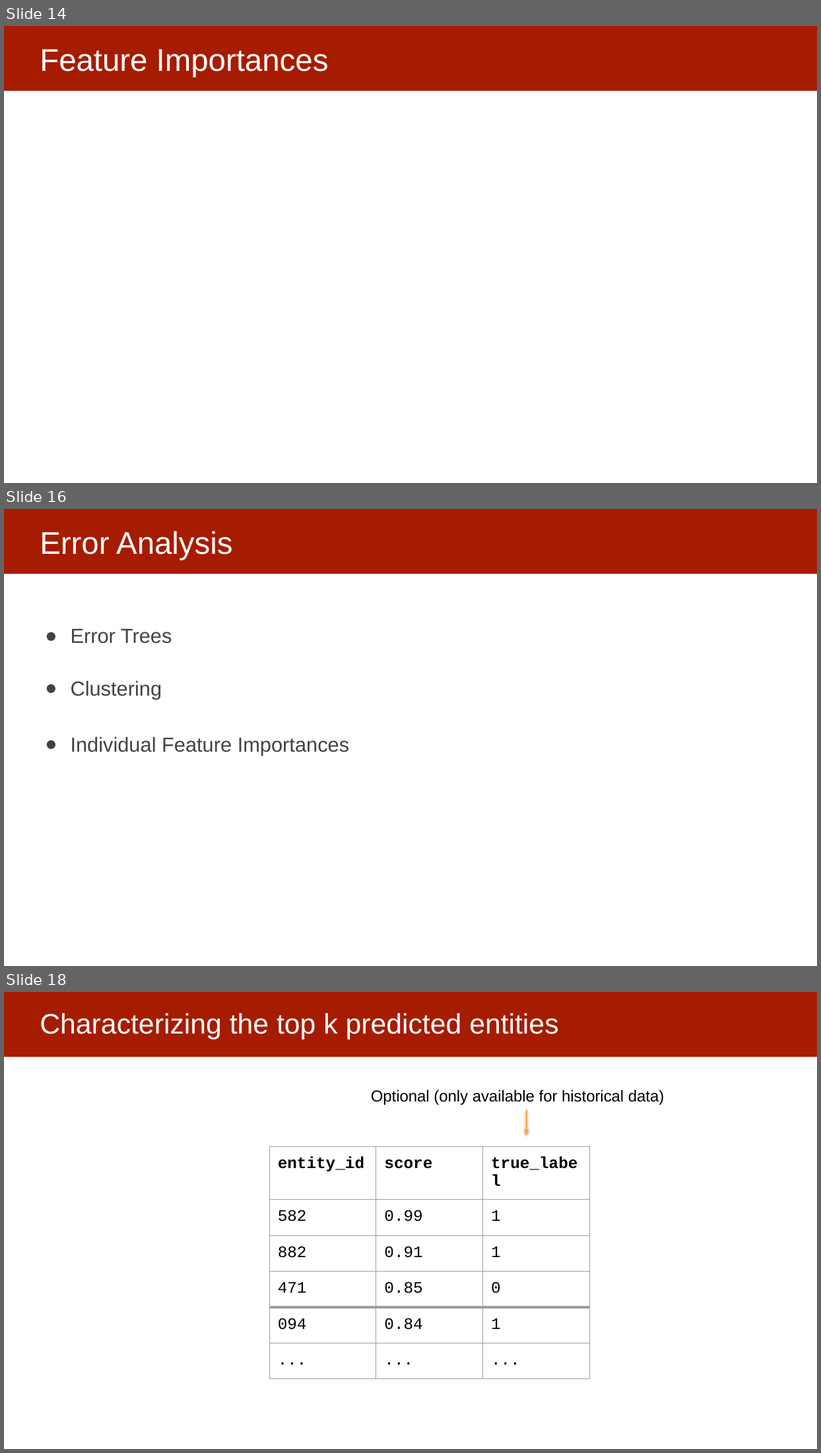
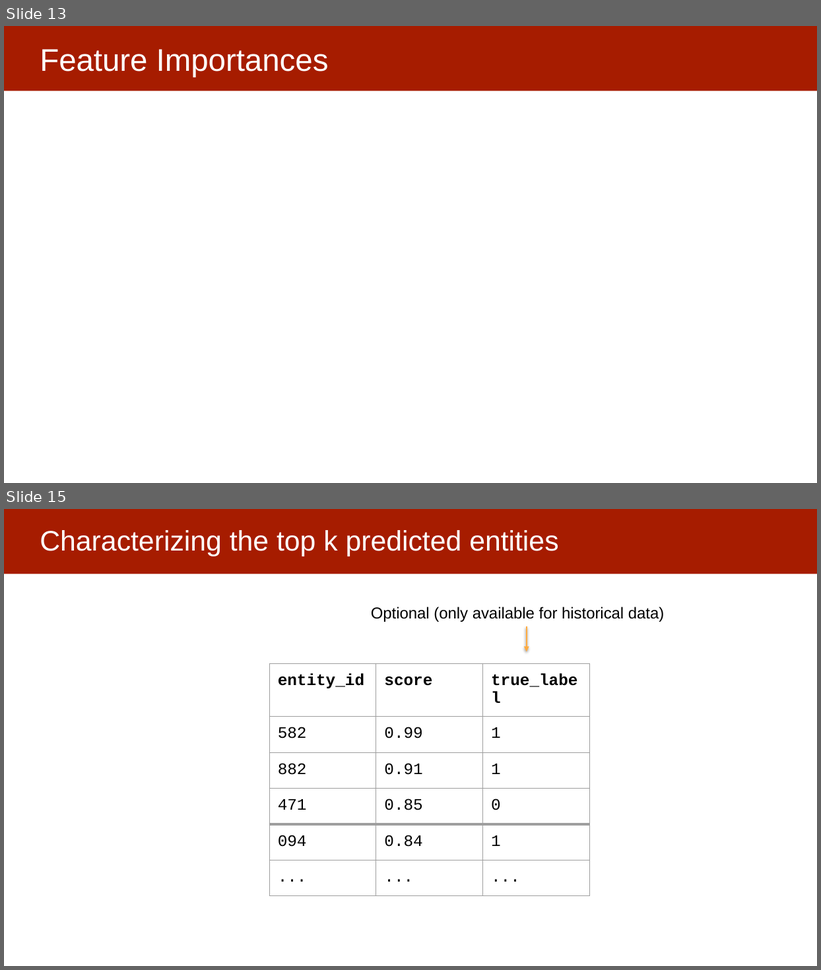
Before and after one commit to dssg/mlforpublicpolicylab, a slide deck: 11 - Model Interpretability/Interpretability part 1.pptx. Shown one above the other, each under a label of ours: slides 14, 16 and 18 before the commit, slides 13 and 15 after it; the slides between them are not shown. The pictures are 821x1453 and 821x970 pixels, drawn with LibreOffice and Linux fonts; fonts in the diff are those of the drawing. Boxes give left, top, right and bottom in pixels: in the first picture for what was removed or moved away, otherwise in the second. Text is boxed around its words. In the diff, an @@ line names an element or a change of style, - is before the commit and + after.

```diff
--- a/11 - Model Interpretability/Interpretability part 1.pptx
+++ b/11 - Model Interpretability/Interpretability part 1.pptx
@@ slide 16 removed at (x1=4, y1=509, x2=817, y2=966), background #FFFFFF; not listed: 1 template element that a slide beside it also shows @@
@@ title removed at (x1=40, y1=531, x2=233, y2=560) @@
-Error Analysis
@@ text removed at (x1=71, y1=629, x2=349, y2=755) @@
-● Error Trees
-● Clustering
-● Individual Feature Importances
@@ what was slide 14 is now slide 13 @@
@@ what was slide 18 is now slide 15 @@
```
Also in this commit, not shown: 5 slides changed, 1 slide added, 2 other slides removed.
